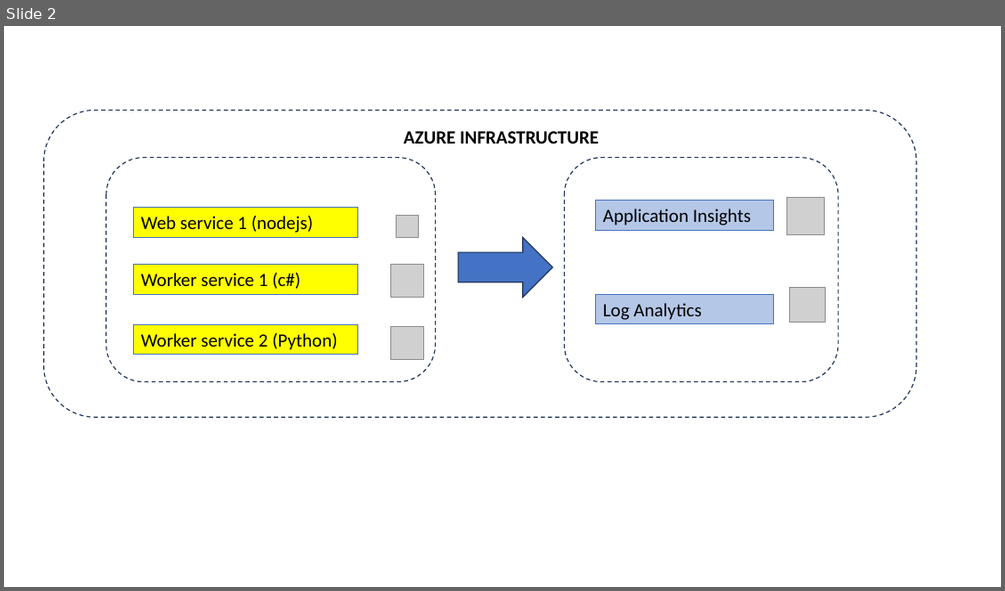
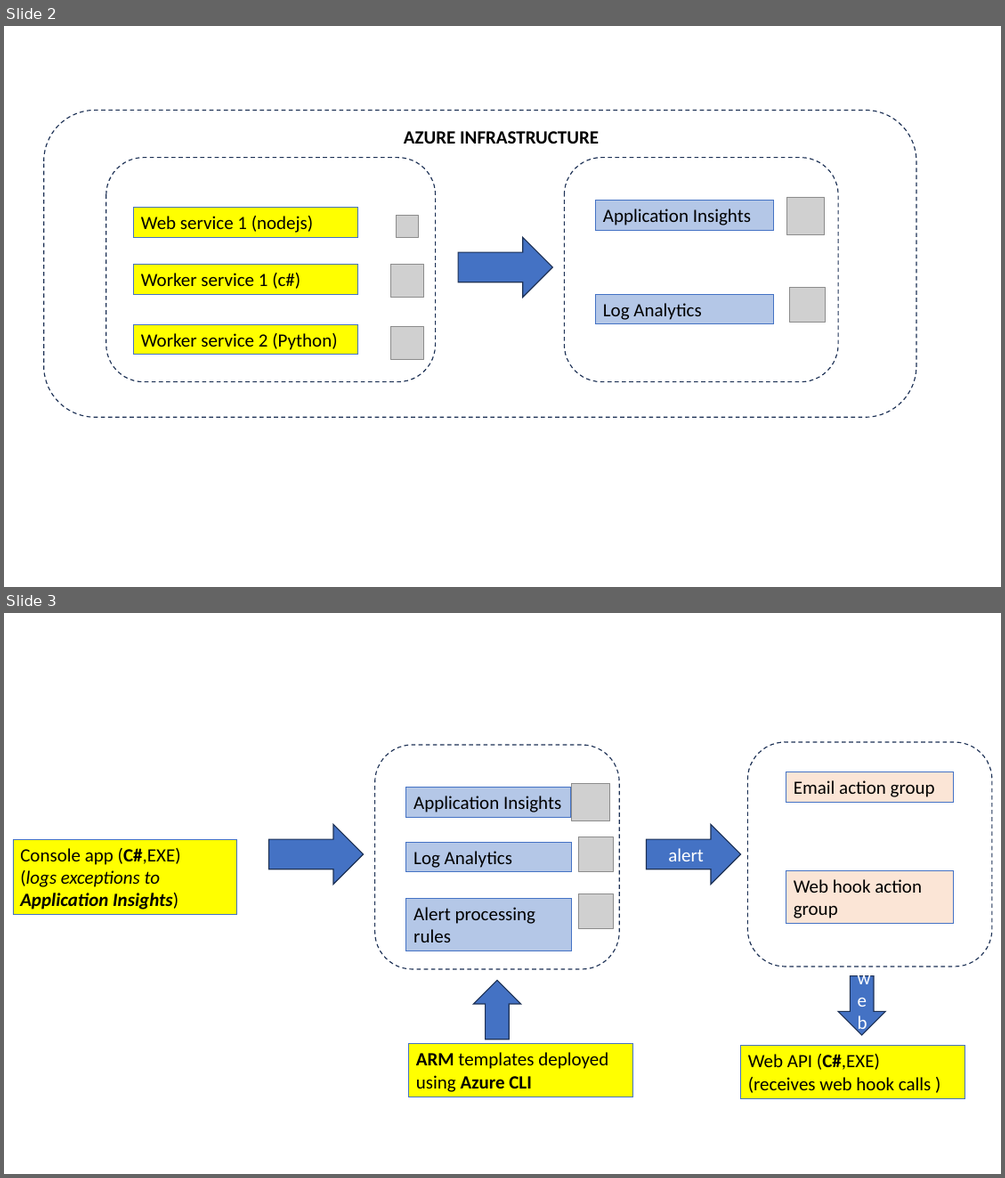
Before and after one commit to sdg002/AzureTrials, a slide deck: azure-alert-msteams-webhook/docs/azure-alerts.pptx. Shown one above the other, each under a label of ours: slide 2 before the commit, slides 2 and 3 after it. The pictures are 1005x591 and 1005x1178 pixels, drawn with LibreOffice and Linux fonts; fonts in the diff are those of the drawing; grey boxes stand for pictures. Boxes give left, top, right and bottom in pixels: in the first picture for what was removed or moved away, otherwise in the second. Text is boxed around its words. In the diff, an @@ line names an element or a change of style, - is before the commit and + after.

```diff
--- a/azure-alert-msteams-webhook/docs/azure-alerts.pptx
+++ b/azure-alert-msteams-webhook/docs/azure-alerts.pptx
@@ slide 3 added at bbox=[4, 613, 1001, 1174], background #FFFFFF @@
@@ rounded rectangle added at bbox=[375, 745, 619, 969], outline #1E3256 1 pt dashed @@
@@ rounded rectangle added at bbox=[748, 742, 993, 966], outline #1E3256 1 pt dashed @@
@@ rectangle added at bbox=[786, 772, 954, 803], fill #FBE5D6, outline #4472C4 0.75 pt, 18 pt, text #000000 @@
+Email action group
@@ rectangle added at bbox=[406, 787, 571, 817], fill #B4C7E7, outline #4472C4 0.75 pt, 18 pt, text #000000 @@
+Application Insights
@@ picture added at bbox=[572, 784, 610, 821] @@
@@ right arrow added at bbox=[268, 825, 363, 884], fill #4472C4, outline #1E3256 1 pt @@
@@ right arrow added at bbox=[647, 825, 741, 884], fill #4472C4, outline #1E3256 1 pt, 18 pt, text #FFFFFF @@
+alert
@@ rectangle added at bbox=[13, 839, 237, 915], fill #FFFF00, outline #4472C4 0.75 pt, 18 pt, text #000000, italic @@
+Console app (C#,EXE)
+(logs exceptions to Application Insights)
@@ rectangle added at bbox=[406, 842, 572, 872], fill #B4C7E7, outline #4472C4 0.75 pt, 18 pt, text #000000 @@
+Log Analytics
@@ picture added at bbox=[578, 837, 614, 873] @@
@@ rectangle added at bbox=[786, 871, 954, 925], fill #FBE5D6, outline #4472C4 0.75 pt, 18 pt, text #000000 @@
+Web hook action group
@@ rectangle added at bbox=[406, 899, 572, 952], fill #B4C7E7, outline #4472C4 0.75 pt, 18 pt, text #000000 @@
+Alert processing rules
@@ picture added at bbox=[578, 893, 614, 929] @@
@@ down arrow added at bbox=[474, 981, 521, 1039], fill #4472C4, outline #1E3256 1 pt @@
@@ down arrow added at bbox=[839, 976, 886, 1035], fill #4472C4, outline #1E3256 1 pt, 18 pt, text #FFFFFF @@
+web
@@ rectangle added at bbox=[409, 1044, 633, 1097], fill #FFFF00, outline #4472C4 0.75 pt, 18 pt, text #000000 @@
+ARM templates deployed using Azure CLI
@@ rectangle added at bbox=[741, 1046, 965, 1098], fill #FFFF00, outline #4472C4 0.75 pt, 18 pt, text #000000 @@
+Web API (C#,EXE)
+(receives web hook calls )
```
Also in this commit, not shown: 2 other files.
